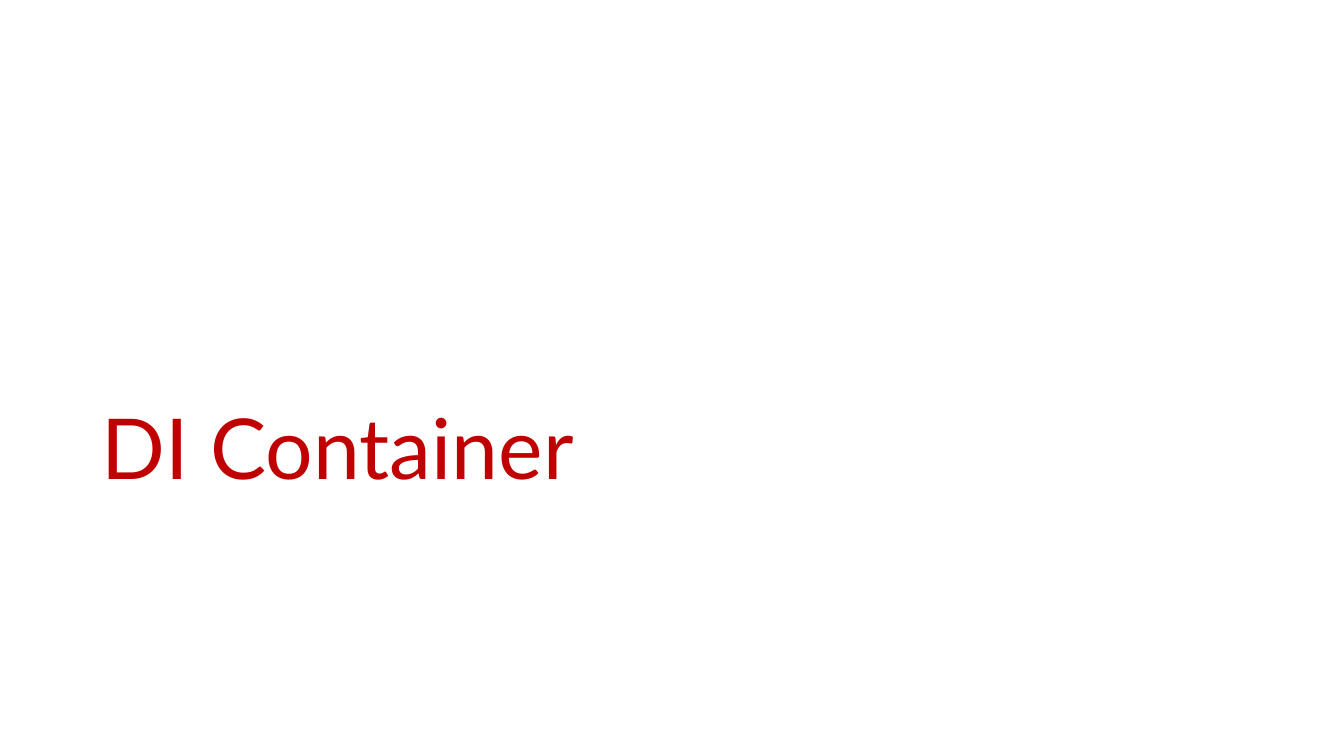
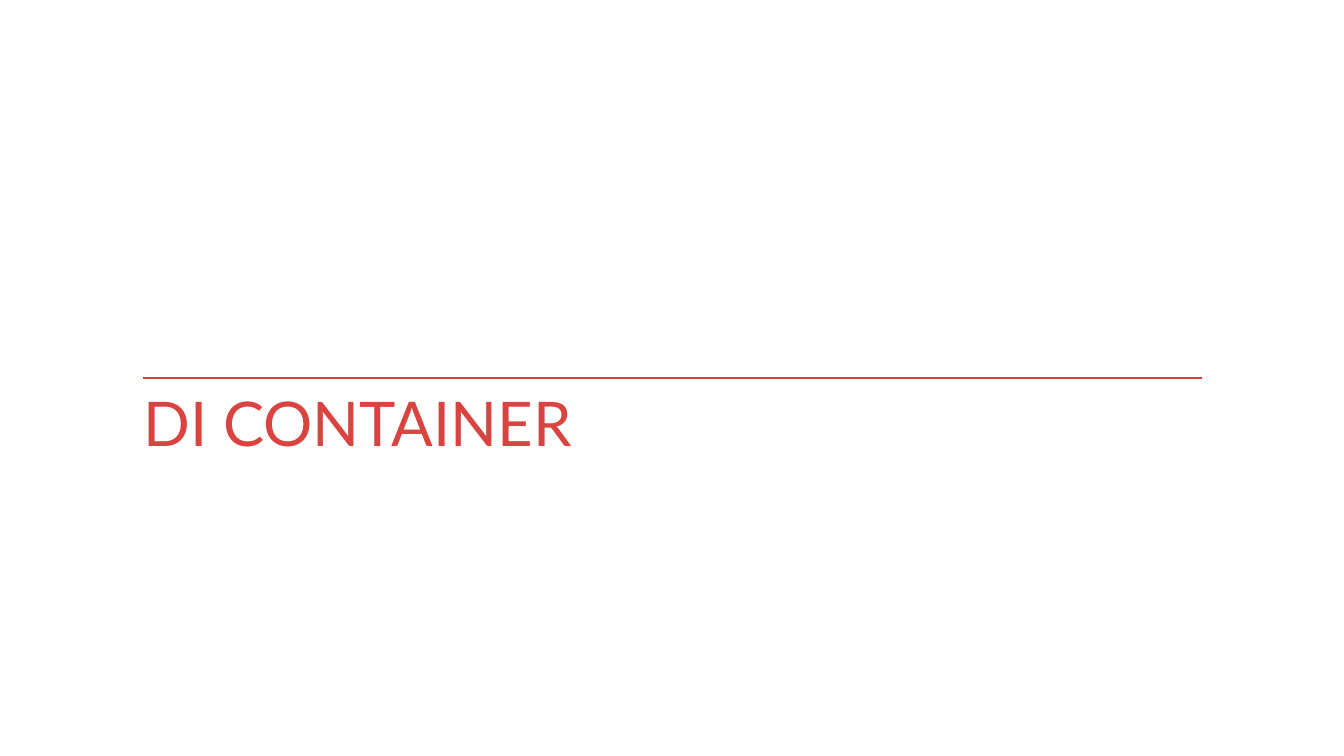
Before and after one commit to kontur-courses/di, a slide deck: slide 9 of di.pptx. Drawn at 1344x756 pixels with LibreOffice and Linux fonts; fonts in the diff are those of the drawing. Boxes give left, top, right and bottom in pixels: in the first picture for what was removed or moved away, otherwise in the second. Text is boxed around its words. In the diff, an @@ line names an element or a change of style, - is before the commit and + after.

```diff
--- a/di.pptx
+++ b/di.pptx
@@ title "DI CONTAINER" at [143,401,572,447]: vertical alignment bottom to top @@
@@ line added from (143, 378) to (1202, 378), #D83F3B 1 pt @@
@@ title at [143,401,572,447]: text changed; size 60 to 44 pt; text colour #C00000 to #D94440 @@
-DI Container
+DI CONTAINER
```
Also in this commit, not shown: 14 other slides changed, 1 slide removed, 2 other files.
